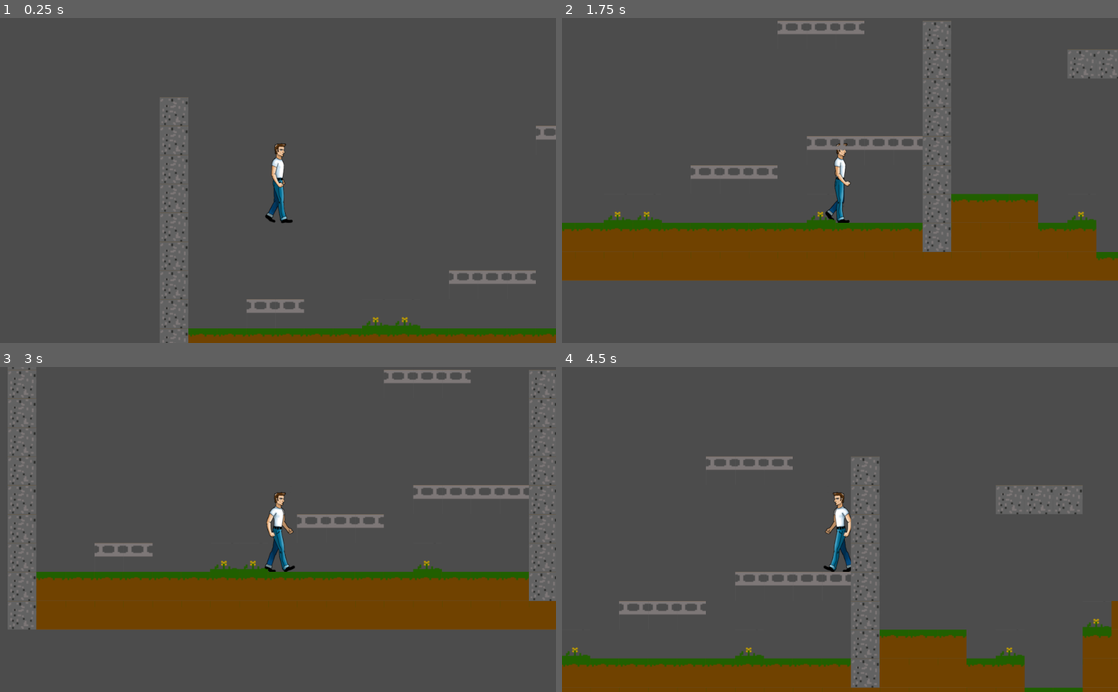
Above: before the commit, frames 1-4 (two rows, left to right).
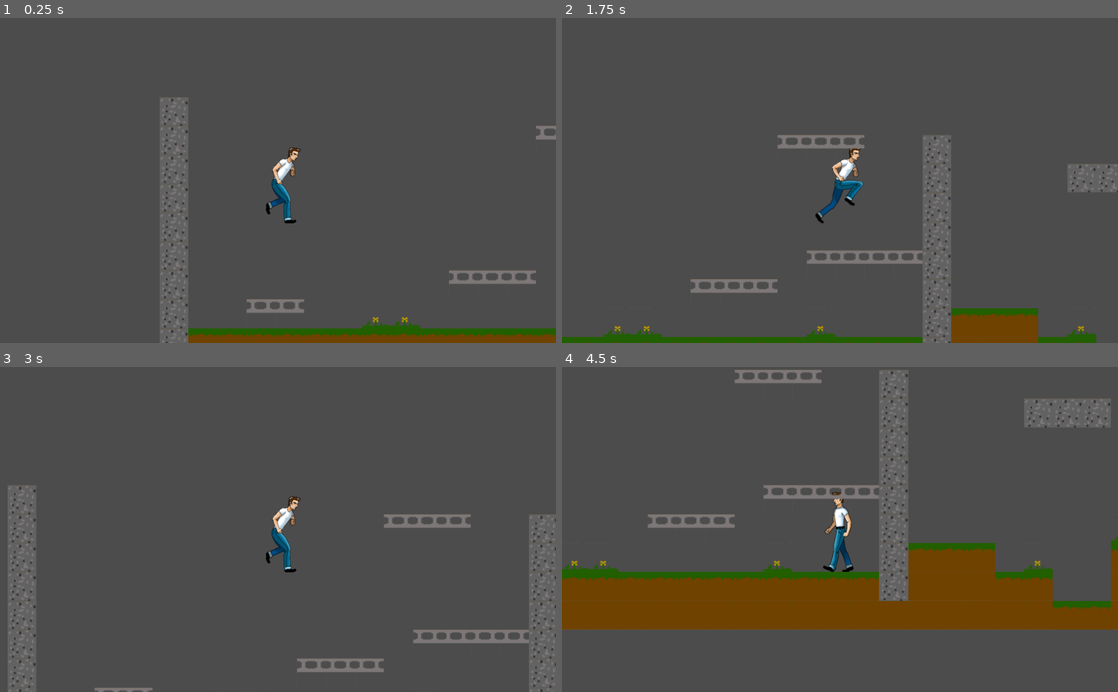
Above: after the commit, the same moments.

Repository: Florian-DELRIEU/Godot-Test
Game: Godot game, scene res://Scenes/scene01.tscn
The game is run twice, just before and just after one commit, with the same random seed, the same clock (stepped at 60 frames per second) and the same inputs.
Inputs:
- Up to frame 1 (0.25 s): no input
- Up to frame 2 (1.75 s): hold Shift (Shift) 0.53-1.28 s; hold Right (ui_right) from 0.53 s (still down); tap Space (ui_select) at 0.77, 1.52 s; tap Shift (Shift) at 1.35 s
- Up to frame 3 (3 s): release Right (ui_right) at 2.03 s; hold Left (ui_left) 2.03-2.78 s; hold Shift (Shift) 2.03-2.78 s; hold Right (ui_right) from 2.78 s (still down); tap Shift (Shift) at 2.85 s
- Up to frame 4 (4.5 s): tap Space (ui_select) at 3.02, 3.77 s; hold Shift (Shift) 3.53-4.28 s; release Right (ui_right) at 4.28 s; hold Left (ui_left) from 4.28 s (still down); tap Shift (Shift) at 4.35 s

The runs differ from the first frame. In frame 1, 0.7% of the frame differs, in the area x 47-55%, y 38-64%; in frame 2, 26%; in frame 3, 22%; in frame 4, 34%, in the area x 0-100%, y 0-100%.

Commit message:
fix jump and vel.y on floor

Diff:
--- a/Codes/Player.gd
+++ b/Codes/Player.gd
@@ -9,9 +9,9 @@
 var vel = Vector2()
 
 func _physics_process(delta):
+	mouvement_loop(delta)
 	vel.y += GRAVITY * delta
-	mouvement_loop(delta)
-	move_and_slide(vel, UP_direction) # bouge le slide de la vitesse :vel:
+	vel = move_and_slide(vel, UP_direction) # bouge le slide de la vitesse :vel:
 
 func mouvement_loop(delta):
 	var right = Input.is_action_pressed("ui_right") # detecte le mapping de touche "ui_right"
@@ -36,7 +36,8 @@
 # Dir Y loop
 	if jump and is_on_floor():
 		vel.y = -JUMP
-	elif is_on_floor(): vel.y = 0
+	if vel.y > 0: anim_loop("fall")
+	if vel.y < 0: anim_loop("jump")
 # Print on log
 	print(vel.x, " , ", vel.y, " , ", dirX)
 
--- a/Scenes/scene01.tscn
+++ b/Scenes/scene01.tscn
@@ -21,6 +21,21 @@
 "transitions": PoolRealArray( 1 ),
 "update": 0,
 "values": [ 19 ]
+}
+
+[sub_resource type="Animation" id=7]
+resource_name = "fall"
+tracks/0/type = "value"
+tracks/0/path = NodePath("Sprite:frame")
+tracks/0/interp = 1
+tracks/0/loop_wrap = true
+tracks/0/imported = false
+tracks/0/enabled = true
+tracks/0/keys = {
+"times": PoolRealArray( 0 ),
+"transitions": PoolRealArray( 1 ),
+"update": 1,
+"values": [ 21 ]
 }
 
 [sub_resource type="Animation" id=2]
@@ -113,6 +128,7 @@
 
 [node name="Anim" type="AnimationPlayer" parent="Player"]
 anims/RESET = SubResource( 3 )
+anims/fall = SubResource( 7 )
 anims/idle = SubResource( 2 )
 anims/jump = SubResource( 4 )
 anims/run = SubResource( 5 )
Not shown: 1 places in Scenes/scene01.tscn that only renumber resources
